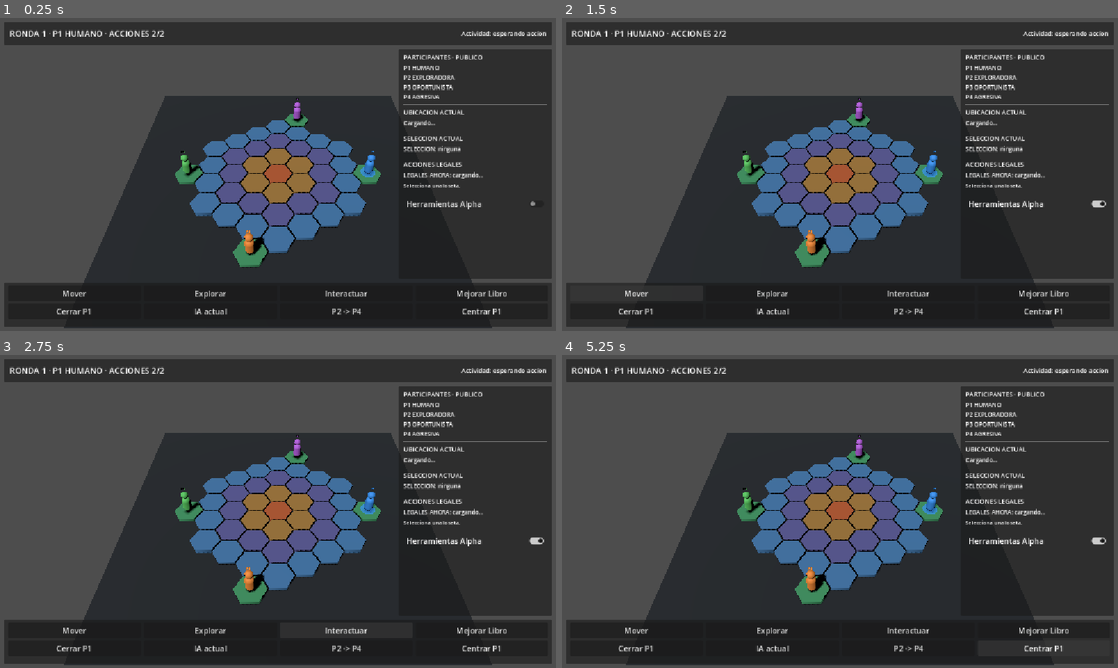
Above: before the commit, frames 1-4 (two rows, left to right).
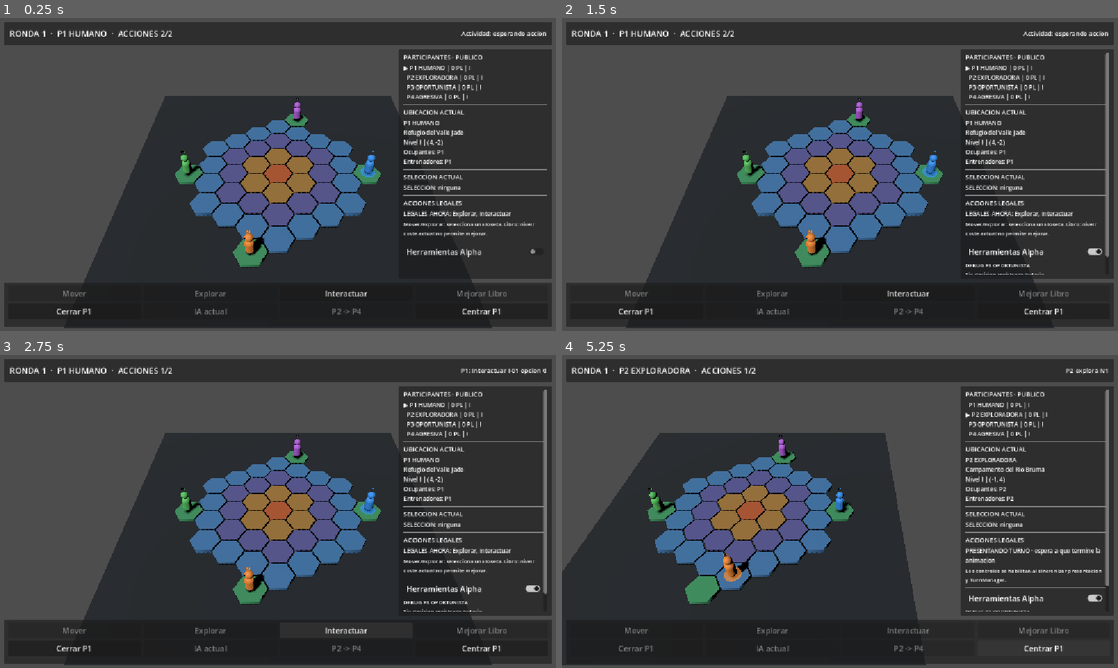
Above: after the commit, the same moments.

Repository: axenoban/Karmany-monsta
Game: Godot game, scene res://scenes/ui/phase_36_match_ux_prototype.tscn
The game is run twice, just before and just after one commit, with the same random seed, the same clock (stepped at 60 frames per second) and the same inputs. This scene is started directly instead of the project's main scene.
Inputs (mouse positions are in pixels of both pictures, inside the frame that each line leads up to):
- Up to frame 1 (0.25 s): no input
- Up to frame 2 (1.5 s): click "Herramientas Alpha" at 0.5 s; click (634, 293) at 1.25 s, where only the run before the commit has a clickable "Mover"
- Up to frame 3 (2.75 s): click "Interactuar" at 2 s
- Up to frame 4 (5.25 s): click (773, 630) at 2.75 s, where only the run before the commit has a clickable "Explorar"; click "Cerrar P1" at 3.5 s; click "IA actual" at 4.25 s; click "Centrar P1" at 5 s

The runs differ from the first frame. In frame 1, 3.2% of the frame differs, in the area x 8-99%, y 3-95%; in frame 2, 3.9%; in frame 3, 4.1%; in frame 4, 34%, in the area x 0-99%, y 3-100%.
Error before the commit: Invalid access to property or key 'pressed' on a base object of type 'null instance'. (res://scripts/ui/phase_36_match_ux_bridge.gd:145)

Commit message:
fix: bind phase 36 UX to responsive containers

Diff:
--- a/scripts/ui/phase_36_match_ux_bridge.gd
+++ b/scripts/ui/phase_36_match_ux_bridge.gd
@@ -5,23 +5,33 @@
 const INVALID_COORD: Vector2i = Vector2i(999, 999)
 
 @onready var phase_35: KarmanyPhase35FourPlayerVisualBridge = $Phase35FourPlayerVisualPrototype
-@onready var turn_label: Label = $Phase36Overlay/TopBar/TopMargin/TopRow/TurnLabel
-@onready var activity_label: Label = $Phase36Overlay/TopBar/TopMargin/TopRow/ActivityLabel
-@onready var participants_label: Label = $Phase36Overlay/RightPanel/RightMargin/RightVBox/ParticipantsLabel
-@onready var location_label: Label = $Phase36Overlay/RightPanel/RightMargin/RightVBox/LocationLabel
-@onready var selected_label: Label = $Phase36Overlay/RightPanel/RightMargin/RightVBox/SelectedLabel
-@onready var actions_label: Label = $Phase36Overlay/RightPanel/RightMargin/RightVBox/ActionsLabel
-@onready var action_reason_label: Label = $Phase36Overlay/RightPanel/RightMargin/RightVBox/ActionReasonLabel
-@onready var p3_debug_label: Label = $Phase36Overlay/RightPanel/RightMargin/RightVBox/P3DebugLabel
-
-@onready var move_button: Button = $Phase36Overlay/RightPanel/RightMargin/RightVBox/ActionGrid/MoveButton
-@onready var explore_button: Button = $Phase36Overlay/RightPanel/RightMargin/RightVBox/ActionGrid/ExploreButton
-@onready var interact_button: Button = $Phase36Overlay/RightPanel/RightMargin/RightVBox/ActionGrid/InteractButton
-@onready var improve_button: Button = $Phase36Overlay/RightPanel/RightMargin/RightVBox/ActionGrid/ImproveButton
-@onready var pass_button: Button = $Phase36Overlay/RightPanel/RightMargin/RightVBox/FlowButtons/PassButton
-@onready var ai_button: Button = $Phase36Overlay/RightPanel/RightMargin/RightVBox/FlowButtons/AiButton
-@onready var all_ai_button: Button = $Phase36Overlay/RightPanel/RightMargin/RightVBox/FlowButtons/AllAiButton
-@onready var center_button: Button = $Phase36Overlay/RightPanel/RightMargin/RightVBox/FlowButtons/CenterButton
+
+@onready var top_bar: PanelContainer = %TopBar
+@onready var bottom_bar: PanelContainer = %BottomBar
+@onready var board_space: Control = %BoardSpace
+@onready var right_panel: PanelContainer = %RightPanel
+@onready var right_scroll: ScrollContainer = %RightScroll
+
+@onready var turn_label: Label = %TurnLabel
+@onready var activity_label: Label = %ActivityLabel
+@onready var participants_label: Label = %ParticipantsLabel
+@onready var location_label: Label = %LocationLabel
+@onready var selected_label: Label = %SelectedLabel
+@onready var actions_label: Label = %ActionsLabel
+@onready var action_reason_label: Label = %ActionReasonLabel
+@onready var p3_debug_label: Label = %P3DebugLabel
+
+@onready var move_button: Button = %MoveButton
+@onready var explore_button: Button = %ExploreButton
+@onready var interact_button: Button = %InteractButton
+@onready var improve_button: Button = %ImproveButton
+@onready var pass_button: Button = %PassButton
+@onready var ai_button: Button = %AiButton
+@onready var all_ai_button: Button = %AllAiButton
+@onready var center_button: Button = %CenterButton
+
+@onready var alpha_tools_toggle: CheckButton = %AlphaToolsToggle
+@onready var alpha_tools_content: VBoxContainer = %AlphaToolsContent
 
 var setup_ok: bool = false
 var _latest_p3_diagnostic: Dictionary = {}
@@ -32,15 +42,18 @@
 	if phase_35 == null or not phase_35.setup_ok or phase_35.phase_34 == null:
 		push_error("FASE 36 ERROR: Fase 35 no esta disponible.")
 		return
+
 	var old_overlay := phase_35.get_node_or_null("Phase35Overlay") as CanvasLayer
 	if old_overlay != null:
 		old_overlay.visible = false
+
+	alpha_tools_content.visible = alpha_tools_toggle.button_pressed
 	_connect_runtime_signals()
 	_connect_tile_selection()
 	_connect_controls()
 	_refresh_all()
 	setup_ok = true
-	print("FASE 36 UX OK - tablero priorizado, acciones contextuales y diagnostico P3 activos.")
+	print("FASE 36 UX OK - layout responsivo, tablero priorizado y controles fijos activos.")
 
 
 func get_runtime() -> KarmanyMultiAiAlphaRuntime:
@@ -60,6 +73,7 @@
 	var runtime := get_runtime()
 	if runtime == null or not runtime.board_state.has_coord(coord):
 		return "Sin ubicacion valida."
+
 	var level_name: String = KarmanyCanonicalMap41Layout.get_level_short_name(
 		runtime.get_public_level(coord)
 	)
@@ -106,6 +120,37 @@
 
 func get_action_summary_text() -> String:
 	return actions_label.text if actions_label != null else ""
+
+
+func get_critical_controls() -> Array[Control]:
+	var result: Array[Control] = []
+	result.append(move_button)
+	result.append(explore_button)
+	result.append(interact_button)
+	result.append(improve_button)
+	result.append(pass_button)
+	result.append(ai_button)
+	result.append(all_ai_button)
+	result.append(center_button)
+	return result
+
+
+func get_mandatory_info_controls() -> Array[Control]:
+	var result: Array[Control] = []
+	result.append(turn_label)
+	result.append(activity_label)
+	result.append(participants_label)
+	result.append(location_label)
+	result.append(selected_label)
+	result.append(actions_label)
+	return result
+
+
+func set_alpha_tools_expanded(value: bool) -> void:
+	alpha_tools_toggle.button_pressed = value
+	alpha_tools_content.visible = value
+	if not value:
+		right_scroll.scroll_vertical = 0
 
 
 func refresh_for_test() -> void:
@@ -158,6 +203,8 @@
 		all_ai_button.pressed.connect(_on_all_ai_pressed)
 	if not center_button.pressed.is_connected(_on_center_pressed):
 		center_button.pressed.connect(_on_center_pressed)
+	if not alpha_tools_toggle.toggled.is_connected(_on_alpha_tools_toggled):
+		alpha_tools_toggle.toggled.connect(_on_alpha_tools_toggled)
 
 
 func _refresh_all() -> void:
@@ -199,9 +246,16 @@
 			continue
 		var marker: String = "▶" if player.player_id == display_id else " "
 		var coord: Vector2i = phase_35.get_visual_coord(player.player_id)
-		var level_name: String = KarmanyCanonicalMap41Layout.get_level_short_name(runtime.get_public_level(coord))
+		var level_name: String = KarmanyCanonicalMap41Layout.get_level_short_name(
+			runtime.get_public_level(coord)
+		)
 		var points: int = runtime.local_session.get_player_legacy_points(player.player_id)
-		lines.append("%s %s | %d PL | %s" % [marker, _player_role(player.player_id), points, level_name])
+		lines.append("%s %s | %d PL | %s" % [
+			marker,
+			_player_role(player.player_id),
+			points,
+			level_name
+		])
 	participants_label.text = "\n".join(lines)
 
 
@@ -234,8 +288,15 @@
 		return
 	var manager := runtime.local_session.turn_manager
 	var active := manager.get_active_player()
-	var human_active: bool = active != null and runtime.ai_match_controller.is_human_player(active.player_id) and not _human_action_busy
-	var ai_active: bool = active != null and runtime.ai_match_controller.is_ai_player(active.player_id)
+	var human_active: bool = (
+		active != null
+		and runtime.ai_match_controller.is_human_player(active.player_id)
+		and not _human_action_busy
+	)
+	var ai_active: bool = (
+		active != null
+		and runtime.ai_match_controller.is_ai_player(active.player_id)
+	)
 
 	move_button.disabled = true
 	explore_button.disabled = true
@@ -248,15 +309,36 @@
 
 	if not human_active:
 		actions_label.text = "ACCIONES HUMANAS: esperando turno P1"
-		action_reason_label.text = "Turno IA: usa IA actual o P2→P4 para observar sus decisiones." if ai_active else "Esperando estado de partida."
-		return
-
-	var candidates := KarmanyAiLegalActionGenerator.build_legal_actions(runtime.coordinator, active)
+		action_reason_label.text = (
+			"Turno IA: usa IA actual o P2->P4 para observar sus decisiones."
+			if ai_active
+			else "Esperando estado de partida."
+		)
+		return
+
+	var candidates := KarmanyAiLegalActionGenerator.build_legal_actions(
+		runtime.coordinator,
+		active
+	)
 	var selected: Vector2i = get_selected_coord()
-	var move_candidate := _find_target_candidate(candidates, KarmanyAiActionCandidate.ActionType.MOVE, selected)
-	var explore_candidate := _find_target_candidate(candidates, KarmanyAiActionCandidate.ActionType.EXPLORE, selected)
-	var interact_candidate := _find_first_candidate(candidates, KarmanyAiActionCandidate.ActionType.INTERACT)
-	var improve_candidate := _find_first_candidate(candidates, KarmanyAiActionCandidate.ActionType.IMPROVE_BOOK)
+	var move_candidate := _find_target_candidate(
+		candidates,
+		KarmanyAiActionCandidate.ActionType.MOVE,
+		selected
+	)
+	var explore_candidate := _find_target_candidate(
+		candidates,
+		KarmanyAiActionCandidate.ActionType.EXPLORE,
+		selected
+	)
+	var interact_candidate := _find_first_candidate(
+		candidates,
+		KarmanyAiActionCandidate.ActionType.INTERACT
+	)
+	var improve_candidate := _find_first_candidate(
+		candidates,
+		KarmanyAiActionCandidate.ActionType.IMPROVE_BOOK
+	)
 
 	move_button.disabled = move_candidate == null
 	explore_button.disabled = explore_candidate == null
@@ -272,7 +354,9 @@
 		available.append("Interactuar")
 	if improve_candidate != null:
 		available.append("Mejorar Libro")
-	actions_label.text = "LEGALES AHORA: %s" % (", ".join(available) if not available.is_empty() else "ninguna")
+	actions_label.text = "LEGALES AHORA: %s" % (
+		", ".join(available) if not available.is_empty() else "ninguna"
+	)
 
 	var reasons: PackedStringArray = PackedStringArray()
 	if selected == INVALID_COORD:
@@ -295,8 +379,16 @@
 	if _latest_p3_diagnostic.is_empty():
 		p3_debug_label.text = "DEBUG P3 OPORTUNISTA\nSin decision registrada todavia."
 		return
-	var before: Dictionary = _latest_p3_diagnostic.get("resources_before", {})
-	var after: Dictionary = _latest_p3_diagnostic.get("resources_after", {})
+
+	var before_value: Variant = _latest_p3_diagnostic.get("resources_before", {})
+	var after_value: Variant = _latest_p3_diagnostic.get("resources_after", {})
+	var before: Dictionary = {}
+	var after: Dictionary = {}
+	if before_value is Dictionary:
+		before = before_value
+	if after_value is Dictionary:
+		after = after_value
+
 	var mr_before: int = int(before.get(KarmanyEffectData.ResourceType.MR, 0))
 	var mr_after: int = int(after.get(KarmanyEffectData.ResourceType.MR, 0))
 	var score: float = float(_latest_p3_diagnostic.get("score", 0.0))
@@ -310,8 +402,11 @@
 			var details: Array = details_value
 			if not details.is_empty() and details[0] is Dictionary:
 				var detail: Dictionary = details[0]
-				marginal_text = "%.2f (objetivo %d)" % [float(detail.get("value", 0.0)), int(detail.get("target", 0))]
-	p3_debug_label.text = "DEBUG P3 OPORTUNISTA\n%s\nscore %.2f | penalizacion %.2f\nMR %d → %d | valor marginal %s" % [
+				marginal_text = "%.2f (objetivo %d)" % [
+					float(detail.get("value", 0.0)),
+					int(detail.get("target", 0))
+				]
+	p3_debug_label.text = "DEBUG P3 OPORTUNISTA\n%s\nscore %.2f | penalizacion %.2f\nMR %d -> %d | valor marginal %s" % [
 		String(_latest_p3_diagnostic.get("action_label", "sin accion")),
 		score,
 		penalty,
@@ -329,10 +424,16 @@
 	var player := manager.get_active_player()
 	if player == null or not runtime.ai_match_controller.is_human_player(player.player_id):
 		return false
-	var candidates := KarmanyAiLegalActionGenerator.build_legal_actions(runtime.coordinator, player)
+	var candidates := KarmanyAiLegalActionGenerator.build_legal_actions(
+		runtime.coordinator,
+		player
+	)
 	var selected: Vector2i = get_selected_coord()
 	var candidate: KarmanyAiActionCandidate = null
-	if action_type == KarmanyAiActionCandidate.ActionType.MOVE or action_type == KarmanyAiActionCandidate.ActionType.EXPLORE:
+	if (
+		action_type == KarmanyAiActionCandidate.ActionType.MOVE
+		or action_type == KarmanyAiActionCandidate.ActionType.EXPLORE
+	):
 		candidate = _find_target_candidate(candidates, action_type, selected)
 	else:
 		candidate = _find_first_candidate(candidates, action_type)
@@ -348,7 +449,10 @@
 		KarmanyAiActionCandidate.ActionType.EXPLORE:
 			success = runtime.coordinator.explore_player(player, candidate.target_coord)
 		KarmanyAiActionCandidate.ActionType.INTERACT:
-			var interaction := runtime.coordinator.interact_effect_option(player, candidate.option_index)
+			var interaction := runtime.coordinator.interact_effect_option(
+				player,
+				candidate.option_index
+			)
 			success = interaction != null and interaction.is_success()
 		KarmanyAiActionCandidate.ActionType.IMPROVE_BOOK:
 			var improvement := runtime.coordinator.improve_book(player)
@@ -370,7 +474,11 @@
 	target: Vector2i
 ) -> KarmanyAiActionCandidate:
 	for candidate in candidates:
-		if candidate != null and candidate.action_type == action_type and candidate.target_coord == target:
+		if (
+			candidate != null
+			and candidate.action_type == action_type
+			and candidate.target_coord == target
+		):
 			return candidate
 	return null
 
@@ -385,7 +493,10 @@
 	return null
 
 
-func _has_action_type(candidates: Array[KarmanyAiActionCandidate], action_type: int) -> bool:
+func _has_action_type(
+	candidates: Array[KarmanyAiActionCandidate],
+	action_type: int
+) -> bool:
 	return _find_first_candidate(candidates, action_type) != null
 
 
@@ -401,7 +512,10 @@
 		return String(player_id)
 	if runtime.ai_match_controller.is_human_player(player_id):
 		return "%s HUMANO" % _short_player_id(player_id)
-	return "%s %s" % [_short_player_id(player_id), runtime.ai_match_controller.get_ai_profile_name(player_id).to_upper()]
+	return "%s %s" % [
+		_short_player_id(player_id),
+		runtime.ai_match_controller.get_ai_profile_name(player_id).to_upper()
+	]
 
 
 func _short_player_id(player_id: StringName) -> String:
@@ -429,21 +543,40 @@
 	call_deferred("_refresh_all")
 
 
-func _on_visual_action_started(player_id: StringName, action_text: String) -> void:
-	activity_label.text = action_text if action_text.begins_with(_short_player_id(player_id)) else "%s · %s" % [_short_player_id(player_id), action_text]
+func _on_visual_action_started(
+	player_id: StringName,
+	action_text: String
+) -> void:
+	activity_label.text = (
+		action_text
+		if action_text.begins_with(_short_player_id(player_id))
+		else "%s · %s" % [_short_player_id(player_id), action_text]
+	)
 	_refresh_turn()
 	_refresh_participants()
 	_refresh_location()
 
 
-func _on_visual_action_finished(_player_id: StringName, _action_text: String) -> void:
+func _on_visual_action_finished(
+	_player_id: StringName,
+	_action_text: String
+) -> void:
 	_refresh_all()
 
 
-func _on_ai_decision_diagnostic(player_id: StringName, diagnostic: Dictionary) -> void:
+func _on_ai_decision_diagnostic(
+	player_id: StringName,
+	diagnostic: Dictionary
+) -> void:
 	if player_id == &"player_3":
 		_latest_p3_diagnostic = diagnostic.duplicate(true)
 		_refresh_p3_debug()
+
+
+func _on_alpha_tools_toggled(button_pressed: bool) -> void:
+	alpha_tools_content.visible = button_pressed
+	if not button_pressed:
+		right_scroll.scroll_vertical = 0
 
 
 func _on_move_pressed() -> void:
